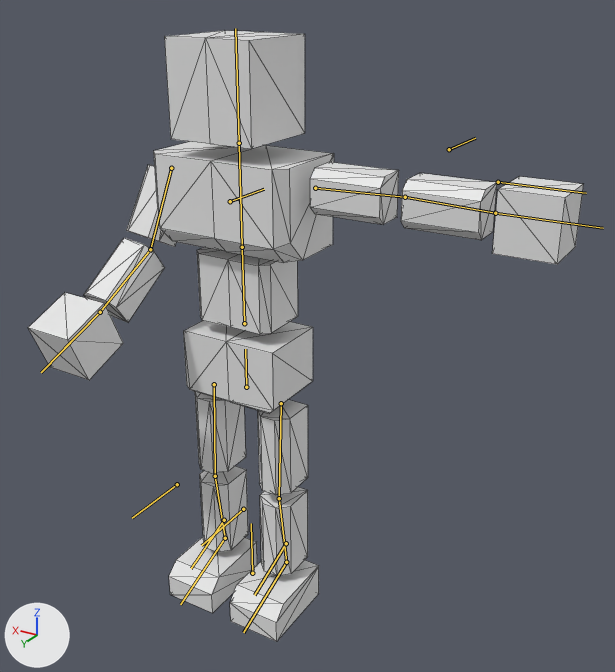
What one commit did to the glTF model BrowserGame/public/models/ToyQuest.glb.
Rendered twice from a 50 mm camera at (-10.51, 14.74, 9.63) aimed at (-2.15, 0.81, 2.66). The axes (+X, +Y, +Z) are drawn at lower left. The lights are the same throughout. Both versions are drawn at frame 24 of the action '01_B_rightarm.walk'; the numbers are the values there. The bones that bend it are drawn over the model as lines. Mesh edges are drawn as thin lines.

In view in the first picture: '立方体'.
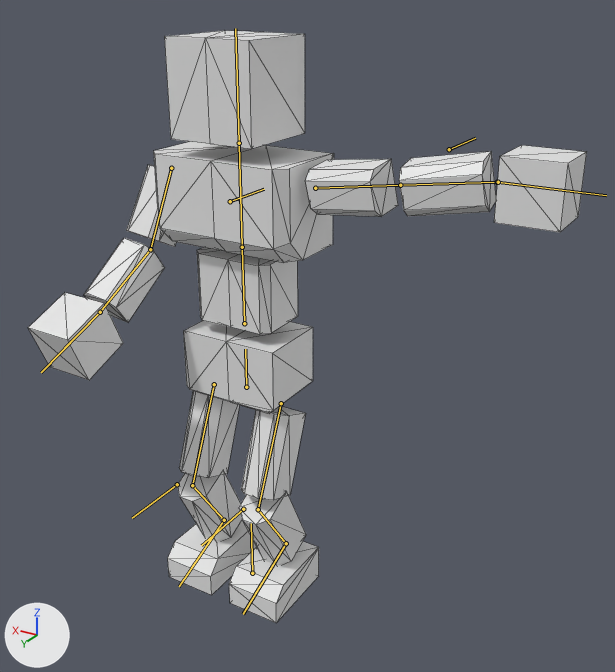
Boxes (x1, y1, x2, y2) around the edits, measured in the pictures (615 x 672 px):
'立方体', posed: before (28, 31, 583, 641); after (28, 31, 587, 623)
bone 'upper arm.R', root to tip: before (315, 188) to (405, 197); after (315, 188) to (400, 185)
bone 'forearm.R', root to tip: before (405, 197) to (495, 213); after (400, 185) to (497, 182)
bone 'hand.R', root to tip: before (495, 213) to (603, 228); after (497, 182) to (606, 195)
bone 'thighs.R', root to tip: before (281, 403) to (279, 498); after (281, 403) to (258, 509)
bone 'Shin.R', root to tip: before (279, 498) to (286, 562); after (258, 509) to (286, 543)
bone 'feet.R', root to tip: before (286, 562) to (243, 632); after (286, 543) to (243, 614)
bone 'thighs.L', root to tip: before (214, 384) to (215, 476); after (214, 384) to (192, 485)
bone 'Shin.L', root to tip: before (215, 476) to (225, 538); after (192, 485) to (224, 520)
bone 'feet.L', root to tip: before (225, 538) to (180, 604); after (224, 520) to (179, 586)

Diff of the bpy script that builds the scene:
```diff
--- a/BrowserGame/public/models/ToyQuest.glb.py
+++ b/BrowserGame/public/models/ToyQuest.glb.py
@@ bone_upper_arm_r @@
 bone_upper_arm_r = bpy.data.objects['アーマチュア'].pose.bones['upper arm.R']  # child of 'chest'
-bone_upper_arm_r.rotation_quaternion = (1.0, 0.0, 0.0, 0.0)  # degrees (0, 0, 0)
+bone_upper_arm_r.rotation_quaternion = (0.994, -0.054, 0.055, -0.076)  # degrees (-7, 6, -9)
@@ bone_forearm_r @@
 bone_forearm_r = bpy.data.objects['アーマチュア'].pose.bones['forearm.R']  # child of 'upper arm.R'
-bone_forearm_r.rotation_quaternion = (1.0, 0.0, 0.0, 0.0)  # degrees (0, 0, 0)
+bone_forearm_r.rotation_quaternion = (0.993, 0.116, 0.0, -0.002)  # degrees (13, 0, 0)
@@ bone_hand_r @@
 bone_hand_r = bpy.data.objects['アーマチュア'].pose.bones['hand.R']  # child of 'forearm.R'
-bone_hand_r.rotation_quaternion = (1.0, 0.0, 0.0, 0.0)  # degrees (0, 0, 0)
+bone_hand_r.rotation_quaternion = (0.993, -0.062, -0.055, 0.079)  # degrees (-8, -6, 9)
@@ bone_thighs_r @@
 bone_thighs_r = bpy.data.objects['アーマチュア'].pose.bones['thighs.R']  # child of '尻'
-bone_thighs_r.rotation_quaternion = (1.0, 0.0, 0.0, 0.0)  # degrees (0, 0, 0)
+bone_thighs_r.rotation_quaternion = (0.983, 0.183, 0.0, 0.0)  # degrees (21, 0, 0)
@@ bone_shin_r @@
 bone_shin_r = bpy.data.objects['アーマチュア'].pose.bones['Shin.R']  # child of 'thighs.R'
-bone_shin_r.rotation_quaternion = (1.0, 0.0, 0.0, 0.0)  # degrees (0, 0, 0)
+bone_shin_r.rotation_quaternion = (0.915, -0.403, 0.0, 0.0)  # degrees (-48, 0, 0)
@@ bone_feet_r @@
 bone_feet_r = bpy.data.objects['アーマチュア'].pose.bones['feet.R']  # child of 'Shin.R'
-bone_feet_r.rotation_quaternion = (1.0, 0.0, 0.0, 0.0)  # degrees (0, 0, 0)
+bone_feet_r.rotation_quaternion = (0.973, 0.229, 0.0, 0.0)  # degrees (26, 0, 0)
@@ bone_thighs_l @@
 bone_thighs_l = bpy.data.objects['アーマチュア'].pose.bones['thighs.L']  # child of '尻'
-bone_thighs_l.rotation_quaternion = (1.0, 0.0, 0.0, 0.0)  # degrees (0, 0, 0)
+bone_thighs_l.rotation_quaternion = (0.983, 0.183, 0.0, 0.0)  # degrees (21, 0, 0)
@@ bone_shin_l @@
 bone_shin_l = bpy.data.objects['アーマチュア'].pose.bones['Shin.L']  # child of 'thighs.L'
-bone_shin_l.rotation_quaternion = (1.0, 0.0, 0.0, 0.0)  # degrees (0, 0, 0)
+bone_shin_l.rotation_quaternion = (0.915, -0.403, 0.0, 0.0)  # degrees (-48, 0, 0)
@@ bone_feet_l @@
 bone_feet_l = bpy.data.objects['アーマチュア'].pose.bones['feet.L']  # child of 'Shin.L'
-bone_feet_l.rotation_quaternion = (1.0, 0.0, 0.0, 0.0)  # degrees (0, 0, 0)
+bone_feet_l.rotation_quaternion = (0.973, 0.229, 0.0, 0.0)  # degrees (26, 0, 0)
```
